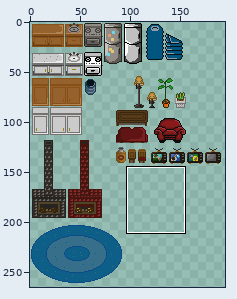
File history of a sprite sheet, img/CarpentryItems.png. The first picture is a wide view before the edit; the outline marks the close-up.
Close-up. The starting point:
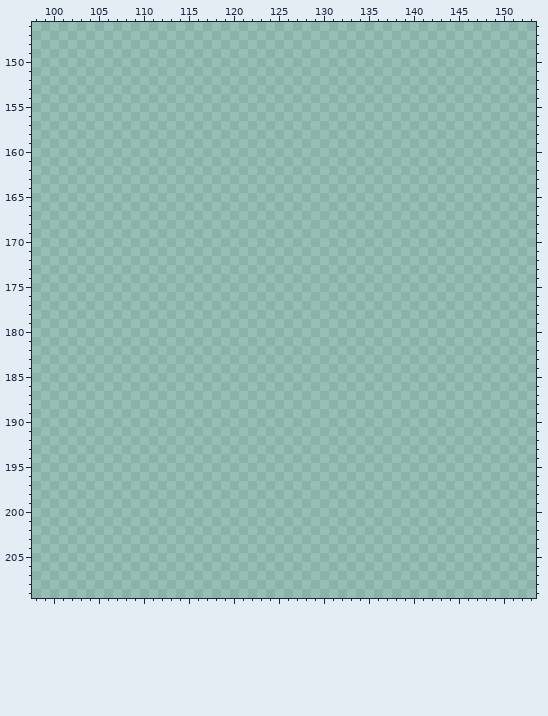
The file is 312x312 pixels. Colours within 5 levels of each other are drawn and written as one. Shown: x 98..153, y 146..209. The wide view leaves out empty margins.
The result:
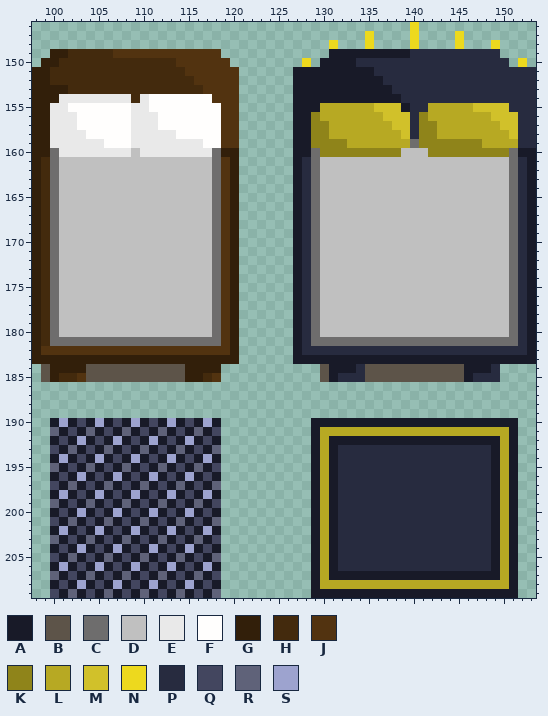
Palette (. is transparent): A #181a28  B #5d5449  C #6e6d6d  D #c0c0c0  E #e9e9e9  F #fffefd  G #321f0a  H #432a0d  J #523310  K #8f841a  L #b7a923  M #d1c12a  N #edd91e  P #272b3f  Q #43465f  R #5f6279  S #9da3cf
Edits made:
@@ x 98..153 @@
-146 ........................................................
-147 ........................................................
-148 ........................................................
-149 ........................................................
-150 ........................................................
-151 ........................................................
-152 ........................................................
-153 ........................................................
-154 ........................................................
-155 ........................................................
-156 ........................................................
-157 ........................................................
-158 ........................................................
-159 ........................................................
-160 ........................................................
-161 ........................................................
-162 ........................................................
-163 ........................................................
-164 ........................................................
-165 ........................................................
-166 ........................................................
-167 ........................................................
-168 ........................................................
-169 ........................................................
-170 ........................................................
-171 ........................................................
-172 ........................................................
-173 ........................................................
-174 ........................................................
-175 ........................................................
-176 ........................................................
-177 ........................................................
-178 ........................................................
-179 ........................................................
-180 ........................................................
-181 ........................................................
-182 ........................................................
-183 ........................................................
-184 ........................................................
-185 ........................................................
+146 ..........................................N.............
+147 .....................................N....N....N........
+148 .................................N...N....N....N...N....
+149 ..GGHHHHHJJJJJJJJJJJJ............AAAAAAAAAPPPPPPPPPP....
+150 .GGHHHHHHHHHHHHHJJJJJJ........N.AAAAPPPPPPPPPPPPPPPPP.N.
+151 GGHHHHHHHHHHHHHHHJJJJJJ......AAAAAAAAAPPPPPPPPPPPPPPPPPP
+152 GGHHHHHHHHHHHHHHHHJJJJJ......AAAAAAAAAAPPPPPPPPPPPPPPPPP
+153 GGGGHHHHHHHHHHHHHHHJJJJ......AAAAAAAAAAAPPPPPPPPPPPPPPPP
+154 GGGEEEEEEEEHEFFFFFFFJJJ......AAAAAAAAAAAAPPPPPPPPPPPPPPP
+155 GGEEFFFFFFFEEFFFFFFFFJJ......AAALLLLLLMMMAPPLLLLLMMMMPPP
+156 GGEEEFFFFFFEEEFFFFFFFJJ......AAKLLLLLLLMMMPKLLLLLLLMMMPP
+157 GGEEEFFFFFFEEEFFFFFFFJJ......AAKKLLLLLLLMMPKKLLLLLLLMMPP
+158 GGEEEEFFFFFEEEEEFFFFFJJ......AAKKLLLLLLLLMPKKLLLLLLLLMPP
+159 GGEEEEEEFFFEEEEEEEEFFJJ......AAKKKKLLLLLLLCKKKKKKKLLLLPP
+160 GGCEEEEEEEEDEEEEEEEECGG......AACKKKKKKKKKDDDKKKKKKKKKCAA
+161 GHCDDDDDDDDDDDDDDDDDCJG......APCDDDDDDDDDDDDDDDDDDDDDCPA
+162 GHCDDDDDDDDDDDDDDDDDCJG......APCDDDDDDDDDDDDDDDDDDDDDCPA
+163 GHCDDDDDDDDDDDDDDDDDCJG......APCDDDDDDDDDDDDDDDDDDDDDCPA
+164 GHCDDDDDDDDDDDDDDDDDCJG......APCDDDDDDDDDDDDDDDDDDDDDCPA
+165 GHCDDDDDDDDDDDDDDDDDCJG......APCDDDDDDDDDDDDDDDDDDDDDCPA
+166 GHCDDDDDDDDDDDDDDDDDCJG......APCDDDDDDDDDDDDDDDDDDDDDCPA
+167 GHCDDDDDDDDDDDDDDDDDCJG......APCDDDDDDDDDDDDDDDDDDDDDCPA
+168 GHCDDDDDDDDDDDDDDDDDCJG......APCDDDDDDDDDDDDDDDDDDDDDCPA
+169 GHCDDDDDDDDDDDDDDDDDCJG......APCDDDDDDDDDDDDDDDDDDDDDCPA
+170 GHCDDDDDDDDDDDDDDDDDCJG......APCDDDDDDDDDDDDDDDDDDDDDCPA
+171 GHCDDDDDDDDDDDDDDDDDCJG......APCDDDDDDDDDDDDDDDDDDDDDCPA
+172 GHCDDDDDDDDDDDDDDDDDCJG......APCDDDDDDDDDDDDDDDDDDDDDCPA
+173 GHCDDDDDDDDDDDDDDDDDCJG......APCDDDDDDDDDDDDDDDDDDDDDCPA
+174 GHCDDDDDDDDDDDDDDDDDCJG......APCDDDDDDDDDDDDDDDDDDDDDCPA
+175 GHCDDDDDDDDDDDDDDDDDCJG......APCDDDDDDDDDDDDDDDDDDDDDCPA
+176 GHCDDDDDDDDDDDDDDDDDCJG......APCDDDDDDDDDDDDDDDDDDDDDCPA
+177 GHCDDDDDDDDDDDDDDDDDCJG......APCDDDDDDDDDDDDDDDDDDDDDCPA
+178 GHCDDDDDDDDDDDDDDDDDCJG......APCDDDDDDDDDDDDDDDDDDDDDCPA
+179 GHCDDDDDDDDDDDDDDDDDCJG......APCDDDDDDDDDDDDDDDDDDDDDCPA
+180 GHCDDDDDDDDDDDDDDDDDCJG......APCDDDDDDDDDDDDDDDDDDDDDCPA
+181 GHCCCCCCCCCCCCCCCCCCCJG......APCCCCCCCCCCCCCCCCCCCCCCCPA
+182 GJJJJJJJJJJJJJJJJJJJJJG......APPPPPPPPPPPPPPPPPPPPPPPPPA
+183 GGGGGGGGGGGGGGGGGGGGGGG......AAAAAAAAAAAAAAAAAAAAAAAAAAA
+184 .BGGGGBBBBBBBBBBBGGGG...........BAAAPBBBBBBBBBBBAAAP....
+185 .BGHHJBBBBBBBBBBBGGHJ...........BAPPPBBBBBBBBBBBAPPP....
 186 ........................................................
@@ x 98..153 @@
 189 ........................................................
-190 ........................................................
-191 ........................................................
-192 ........................................................
-193 ........................................................
-194 ........................................................
-195 ........................................................
-196 ........................................................
-197 ........................................................
-198 ........................................................
-199 ........................................................
-200 ........................................................
-201 ........................................................
-202 ........................................................
-203 ........................................................
-204 ........................................................
-205 ........................................................
-206 ........................................................
-207 ........................................................
-208 ........................................................
-209 ........................................................
+190 ..ASAQASAQASAQASAQASA..........AAAAAAAAAAAAAAAAAAAAAAA..
+191 ..RAQARAQARAQARAQARAQ..........ALLLLLLLLLLLLLLLLLLLLLA..
+192 ..AQASAQASAQASAQASAQA..........ALAAAAAAAAAAAAAAAAAAALA..
+193 ..QARAQARAQARAQARAQAR..........ALAPPPPPPPPPPPPPPPPPALA..
+194 ..ASAQASAQASAQASAQASA..........ALAPPPPPPPPPPPPPPPPPALA..
+195 ..RAQARAQARAQARAQARAQ..........ALAPPPPPPPPPPPPPPPPPALA..
+196 ..AQASAQASAQASAQASAQA..........ALAPPPPPPPPPPPPPPPPPALA..
+197 ..QARAQARAQARAQARAQAR..........ALAPPPPPPPPPPPPPPPPPALA..
+198 ..ASAQASAQASAQASAQASA..........ALAPPPPPPPPPPPPPPPPPALA..
+199 ..RAQARAQARAQARAQARAQ..........ALAPPPPPPPPPPPPPPPPPALA..
+200 ..AQASAQASAQASAQASAQA..........ALAPPPPPPPPPPPPPPPPPALA..
+201 ..QARAQARAQARAQARAQAR..........ALAPPPPPPPPPPPPPPPPPALA..
+202 ..ASAQASAQASAQASAQASA..........ALAPPPPPPPPPPPPPPPPPALA..
+203 ..RAQARAQARAQARAQARAQ..........ALAPPPPPPPPPPPPPPPPPALA..
+204 ..AQASAQASAQASAQASAQA..........ALAPPPPPPPPPPPPPPPPPALA..
+205 ..QARAQARAQARAQARAQAR..........ALAPPPPPPPPPPPPPPPPPALA..
+206 ..ASAQASAQASAQASAQASA..........ALAPPPPPPPPPPPPPPPPPALA..
+207 ..RAQARAQARAQARAQARAQ..........ALAAAAAAAAAAAAAAAAAAALA..
+208 ..AQASAQASAQASAQASAQA..........ALLLLLLLLLLLLLLLLLLLLLA..
+209 ..QARAQARAQARAQARAQAR..........AAAAAAAAAAAAAAAAAAAAAAA..
Changed places in both close-ups, as pixel boxes (x1, y1, x2, y2):
added: (293, 22, 536, 598)
added: (32, 49, 239, 598)
